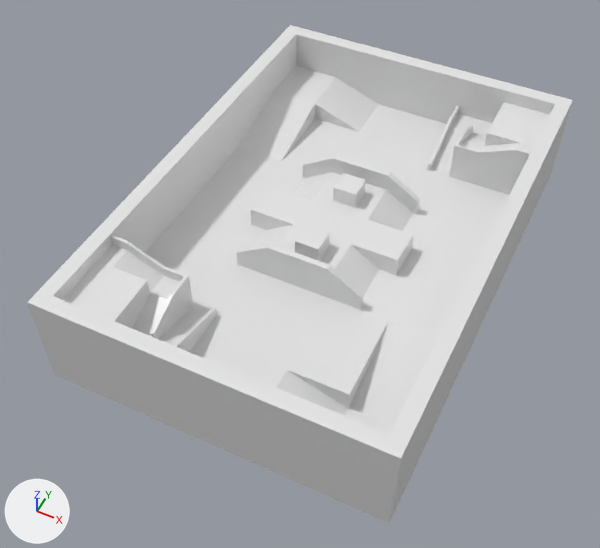
A saved change to the OBJ model assets/final_map.obj.
Both versions are drawn from a 50 mm lens placed at (12.5, -27.3, 32.4), pointed at (-0.2, -2.1, 0.8). Arrows for +X, +Y and +Z are at lower left; the lights stay in place. Where no turn or scale is listed for an object, it has been applied to the vertices.
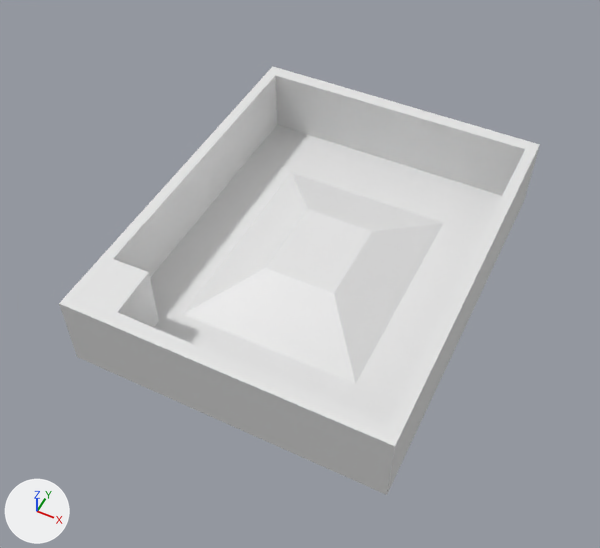
Commit message: New map

Edits to the bpy script that builds the scene:
```text
Add mat_material:
    mat_material = principled_material('Material')
    mat_material.base_color = (0.8, 0.8, 0.8)  # white #e7e7e7
    mat_material.roughness = 0.431
Change me_plane_004:
    used by ob_plane_004; location = (0.0, 0.0, 0.0)
    remove me_plane_004.from_pydata(...)  # 177 vertices, 308 faces, 1 loose edge; spans x -8.0..9.1, y -12.3..12.1, z 0.0..5.3
    remove me_plane_004.materials.append(mat_none_001)  # white #e7e7e7
    add me_plane_004.from_pydata(...)  # 28 vertices, 52 faces; spans x -8.3..8.3, y -10.4..10.4, z -1.0..3.1
    me_plane_004 part 1: the loose piece of 113 vertices spanning x -8.0..9.1, y -12.3..12.1, z 0.0..5.3 is rebuilt with 28 vertices and now spans x -8.3..8.3, y -10.4..10.4, z -1.0..3.1, in mat_material (white #e7e7e7)
    me_plane_004 part 2: the loose piece of 48 vertices spanning x -3.4..4.6, y -3.9..3.7, z 2.1..4.0 is deleted
    me_plane_004 part 3: the loose piece of 8 vertices spanning x -0.1..1.2, y -2.8..-1.6, z 3.1..4.0 is deleted
    me_plane_004 part 4: the loose piece of 8 vertices spanning x 0.0..1.2, y 1.4..2.7, z 3.1..4.0 is deleted
    add me_plane_004.materials.append(mat_material)  # white #e7e7e7
```

Changed parts and their boxes [x1, y1, x2, y2] in the pictures (600 x 548 px):
'Plane.004', reshaped (12% narrower, 14% shorter)
    before: [27, 25, 573, 523]
    after: [59, 66, 540, 495]
part 1 of me_plane_004, rebuilt (12% narrower, 14% shorter)
    before: [27, 25, 573, 523]
    after: [59, 66, 540, 495]
part 2 of me_plane_004, deleted
    before: [236, 155, 420, 309]
part 3 of me_plane_004, deleted
    before: [295, 225, 330, 261]
part 4 of me_plane_004, deleted
    before: [333, 173, 366, 207]
